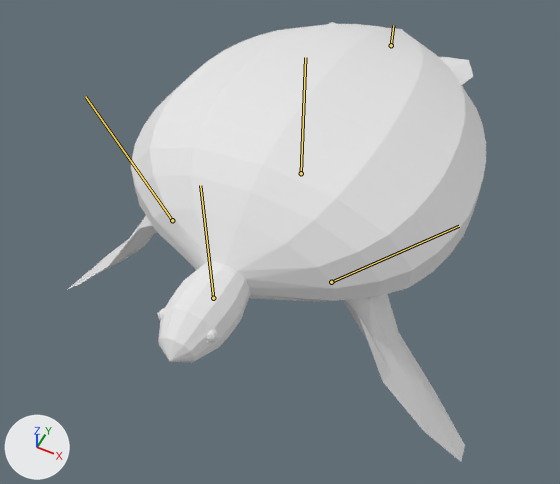
The glTF model ocean-refined/assets/models/user-sets/sets/creature-set/green-turtle.glb: old version first, new version second.
Camera for both pictures: a camera (50 mm lens) standing at (1.61, -3.74, 3.65) and looking at (-0.07, -0.37, -0.56). Lighting does not change. The marker at lower left points along +X, +Y and +Z. The first picture is the older version. Both versions are drawn at frame 35 of the action 'fast'; the numbers are the values there. The bones that change, and the others that lie on the model, are drawn over the model as lines.

In view in the first picture: 'green-turtle_mesh'.
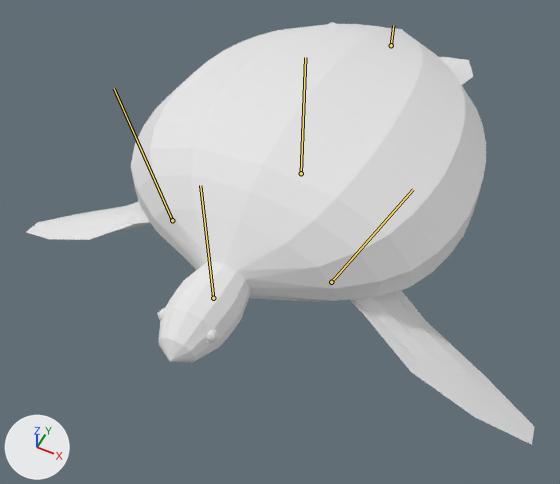
Changed parts and their boxes [x1, y1, x2, y2] in the pictures (560 x 484 px):
```json
{"object": "green-turtle_mesh", "change": "posed", "before": [69, 22, 486, 461], "after": [26, 22, 534, 445], "on screen": "22% wider"}
{"bone": "pectoral_L", "before": "(331, 282) to (459, 226)", "after": "(331, 282) to (413, 189)"}
{"bone": "pectoral_R", "before": "(172, 220) to (85, 96)", "after": "(172, 220) to (114, 88)"}
```

The change, as JSON lines over the scene's bpy script:
```json
{"block": "bone_pectoral_l", "where": "bone_pectoral_l = bpy.data.objects['green-turtle'].pose.bones['pectoral_L']  # child of 'root'"}
{"op": "set", "path": "bone_pectoral_l.rotation_quaternion", "old": "(0.928, -0.092, -0.046, -0.357)", "new": "(0.978, -0.061, -0.044, -0.195)", "note": "degrees (-8, -9, -42) -> degrees (-6, -6, -22)"}
{"block": "bone_pectoral_r", "where": "bone_pectoral_r = bpy.data.objects['green-turtle'].pose.bones['pectoral_R']  # child of 'root'"}
{"op": "set", "path": "bone_pectoral_r.rotation_quaternion", "old": "(0.928, -0.092, 0.046, 0.357)", "new": "(0.978, -0.061, 0.044, 0.195)", "note": "degrees (-8, 9, 42) -> degrees (-6, 6, 22)"}
```
